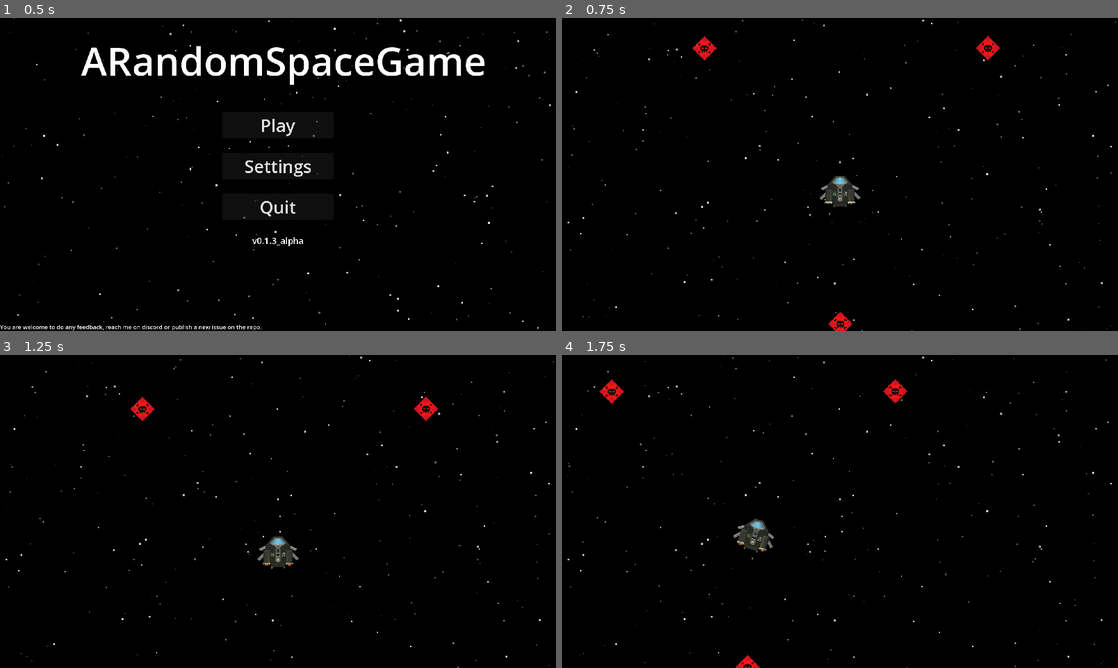
Above: before the commit, frames 1-4 (two rows, left to right).
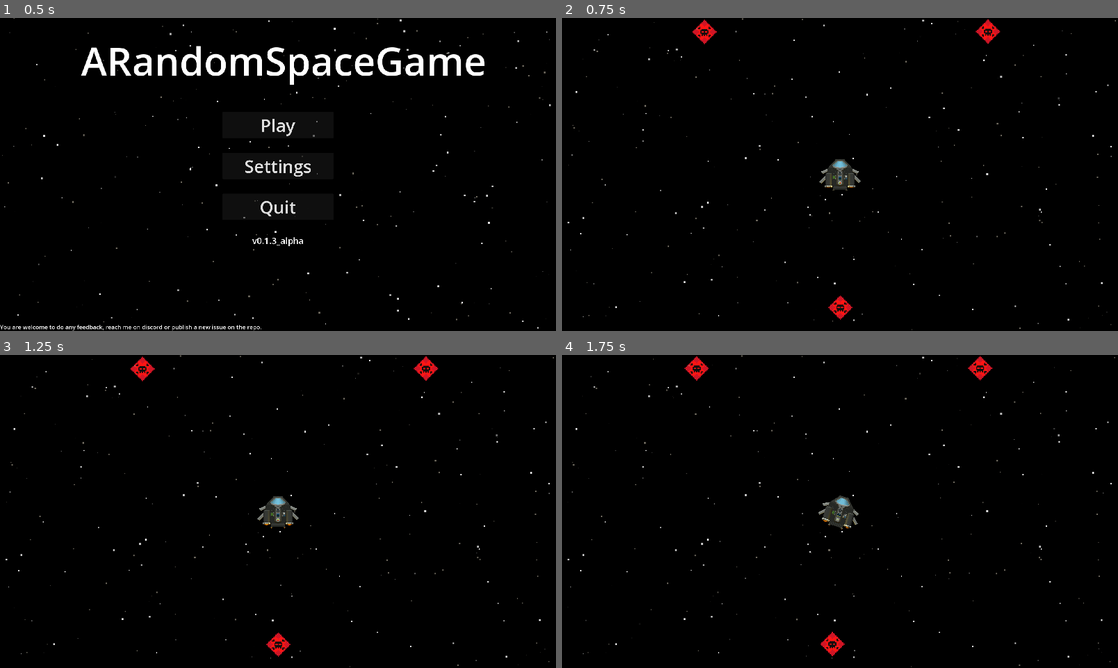
Above: after the commit, the same moments.

Repository: creusator/A_Random_Space_Game
Game: Godot game, scene res://UI/Menus/MainMenu/MainMenu.tscn
Same seed, same stepped clock (60 frames per second), same inputs: the game is played once before the commit and once after it.
Inputs (mouse positions are in pixels of both pictures, inside the frame that each line leads up to):
- Up to frame 1 (0.5 s): no input
- Up to frame 2 (0.75 s): click "Play" at 0.5 s
- Up to frame 3 (1.25 s): no input
- Up to frame 4 (1.75 s): move the mouse to (962, 495) at 1.27 s; hold D (rotate_right) from 1.28 s (still down); hold Right mouse button (enable_precision_mode_hold) from 1.28 s (still down)

Frame 1 is identical in both runs. In frame 2, 1.7% of the frame differs, in the area x 1-100%, y 0-100%; in frame 3, 1.9%; in frame 4, 2.0%, in the area x 0-100%, y 0-100%.

Commit message:
ThrusterVFX : direction based vfx.
- Thruster's vfxs now react to their orientation and change of directions based on inputs and the ships movements

Diff:
--- a/Components/MotionComponent2D.gd
+++ b/Components/MotionComponent2D.gd
@@ -16,7 +16,7 @@
 var rotation_dampeners_efficiency: float = 1.0
 var moment_of_inertia_factor: float
 var angular_velocity_rad : float
-var current_acceleration: Vector2 = Vector2.ZERO
+var current_applied_velocity: Vector2 = Vector2.ZERO
 
 func initialize() -> void:
 	mass = controlled.mass
@@ -49,13 +49,13 @@
 
 	var force_total = thrust_force * PIXEL_PER_METER
 	var acceleration = force_total / mass
-	current_acceleration = acceleration
 	var applied_velocity = velocity + acceleration * delta
 
 	if velocity_error.length() < 3.5 and thrust_input.length() < 0.1:
 		applied_velocity = Vector2.ZERO
 	elif applied_velocity.length() > max_local_speed:
 		applied_velocity = applied_velocity.normalized() * max_local_speed
+	current_applied_velocity = applied_velocity.normalized()
 	return applied_velocity
 
 func player_movement(velocity: Vector2, thrust_vector: Vector2, delta: float) -> Vector2:
@@ -67,13 +67,13 @@
 
 	var force_total: Vector2 = (thrust_force + dampening_force) * PIXEL_PER_METER
 	var acceleration: Vector2 = force_total / mass
-	current_acceleration = acceleration
 	var applied_velocity: Vector2 = velocity + acceleration * delta
 
 	if thrust_vector.length() < 0.1 and applied_velocity.length() < 3.5:
 		applied_velocity = Vector2.ZERO
 	elif applied_velocity.length() > max_local_speed:
 		applied_velocity = applied_velocity.normalized() * max_local_speed
+	current_applied_velocity = applied_velocity.normalized()
 	return applied_velocity
 
 func calculate_thrust(thrust_vector: Vector2) -> Vector2:
--- a/Entities/Ships/NorikerMKI/NorikerMKI.tscn
+++ b/Entities/Ships/NorikerMKI/NorikerMKI.tscn
@@ -50,23 +50,23 @@
 
 [node name="LeftMainThruster" parent="StructuralComponentManager" index="5" node_paths=PackedStringArray("structural_parent") instance=ExtResource("2_f7jef")]
 position = Vector2(-39.5, 20)
-data = ExtResource("3_8d0gf")
+data = ExtResource("7_p3v4y")
 structural_parent = NodePath("../Chassis")
 
 [node name="RightMainThruster" parent="StructuralComponentManager" index="6" node_paths=PackedStringArray("structural_parent") instance=ExtResource("2_f7jef")]
 position = Vector2(39.5, 20)
-data = ExtResource("3_8d0gf")
+data = ExtResource("7_p3v4y")
 structural_parent = NodePath("../Chassis")
 
 [node name="RightSmallThruster" parent="StructuralComponentManager" index="7" node_paths=PackedStringArray("structural_parent") instance=ExtResource("6_j7ebk")]
 position = Vector2(22.5, 52)
 scale = Vector2(-1, 1)
-data = ExtResource("6_d1ph0")
+data = ExtResource("9_gy7je")
 structural_parent = NodePath("../Chassis")
 
 [node name="LeftSmallThruster" parent="StructuralComponentManager" index="8" node_paths=PackedStringArray("structural_parent") instance=ExtResource("6_j7ebk")]
-position = Vector2(-21, 53)
-data = ExtResource("6_d1ph0")
+position = Vector2(-22.5, 52)
+data = ExtResource("9_gy7je")
 structural_parent = NodePath("../Chassis")
 
 [node name="InternalComponentManager" parent="." index="1"]
--- a/Entities/Ships/Template/ShipComponents/StructuralComponents/Thruster/Thruster.gd
+++ b/Entities/Ships/Template/ShipComponents/StructuralComponents/Thruster/Thruster.gd
@@ -1,15 +1,13 @@
 class_name Thruster
 extends ShipComponent
 
-@onready var vfx = $GPUParticles2D
+@onready var vfx: GPUParticles2D = $GPUParticles2D
 @onready var motion_component_2d: MotionComponent2D = $"../../MotionComponent2D"
 @onready var input_component_2d: InputComponent2D = $"../../InputComponent2D"
 
 @export var data:ThrusterData
-var random = RandomNumberGenerator.new()
-var vfx_light:PointLight2D
-var initial_vfx_scale:Vector2
-var initial_vfx_light_energy:float
+
+# Stats
 var mass:int
 var main_thrust_power:int
 var side_thrust_power:int
@@ -17,56 +15,115 @@
 var fuel_consumption:float
 var current_main_thrust:int = 0
 var current_side_thrust:int = 0
-var vfx_scale_factor:float = 0.0
+
+# VFX - Technicals
+var thruster_orientation:Vector2 = Vector2.UP
+var raw_thrust_vector:Vector2 = Vector2.ZERO
+var current_applied_velocity:Vector2 = Vector2.ZERO
+var random = RandomNumberGenerator.new()
+var vfx_light:PointLight2D
+var initial_vfx_scale:Vector2 = Vector2.ONE
+
+# VFX - Visuals
+var target_vfx_scale: float = 1.0
+var target_vfx_energy: float = 0.4
+var vfx_transition_speed: float = 6.0
+var random_light_timer: float = 0.0
+var initial_vfx_light_energy:float = 0.5
+var vfx_scale_factor:float = 1.0
 var vfx_random_light_level:float = 0.0
-var thruster_orientation:Vector2
-var raw_thrust_vector:Vector2
 
 func _ready() -> void:
 	super()
-	if vfx is GPUParticles2D:
+	random.randomize()
+	if vfx:
 		initial_vfx_scale = vfx.scale
+		if vfx.get_child_count() > 0 and vfx.get_child(0) is PointLight2D:
+			vfx_light = vfx.get_child(0)
+		else:
+			vfx_light = null
+	if data:
+		vfx_scale_factor = data.vfx_scale_factor
 		initial_vfx_light_energy = 0.5
-		vfx_light = vfx.get_child(0)
-		vfx_scale_factor = data.vfx_scale_factor
+		mass = data.mass
+		main_thrust_power = data.main_thrust_power
+		side_thrust_power = data.side_thrust_power
+		fuel_consumption = data.fuel_consumption
+		power_consumption = data.power_consumption
+		current_main_thrust = main_thrust_power
+		current_side_thrust = side_thrust_power
+
 	thruster_orientation = Vector2.UP.rotated(rotation).normalized()
-	print(thruster_orientation)
-	mass = data.mass
-	main_thrust_power = data.main_thrust_power
-	side_thrust_power = data.side_thrust_power
-	fuel_consumption = data.fuel_consumption
-	power_consumption = data.power_consumption
-	current_main_thrust = main_thrust_power
-	current_side_thrust = side_thrust_power
+	target_vfx_scale = initial_vfx_scale.y
+	target_vfx_energy = initial_vfx_light_energy
+	random_light_timer = random.randf_range(0.5, 3.0)
+	vfx_random_light_level = 0.0
 
+func _process(delta: float) -> void:
+	current_applied_velocity = motion_component_2d.current_applied_velocity if motion_component_2d else Vector2.ZERO
+	random_light_timer -= delta
 
-func _process(_delta: float) -> void:
-	if vfx is GPUParticles2D and vfx_light is PointLight2D:
-		update_vfx()
-		await get_tree().create_timer(random.randf_range(1.0,20.0)).timeout
+	if random_light_timer <= 0.0:
+		random_light_timer = random.randf_range(0.5, 3.0)
 		vfx_random_light_level = random.randf_range(0.0, 0.4)
+	if vfx:
+		update_vfx(delta)
 
-func on_powered() -> void:
-	current_main_thrust = main_thrust_power
-	current_side_thrust = side_thrust_power
+func update_vfx(delta: float) -> void:
+	if not is_operational():
+		vfx.scale = initial_vfx_scale
+		if vfx_light:
+			vfx_light.energy = 0.0
+		return
 
-func on_unpowered() -> void:
-	current_main_thrust = 0
-	current_side_thrust = 0
+	var ship_rotation = motion_component_2d.controlled.rotation
+	var thrust_force_direction_world = thruster_orientation.rotated(ship_rotation).normalized()
+	var thrust_input_local = input_component_2d.get_thrust_vector()
+	var thrust_input_world = thrust_input_local.rotated(ship_rotation)
+	var intensity_input := 0.0
 
-func update_vfx() -> void:
-	if is_operational() :
-		raw_thrust_vector = input_component_2d.get_raw_thrust_vector()
-		vfx.scale.y = initial_vfx_scale.y * abs(input_component_2d.throttle) * vfx_scale_factor
-		vfx_light.energy = initial_vfx_light_energy * abs(input_component_2d.throttle) * 2
-		if vfx.scale < initial_vfx_scale:
-			vfx.scale = initial_vfx_scale
-		if vfx_light.energy < initial_vfx_light_energy :
-			vfx_light.energy = initial_vfx_light_energy
-		else :
-			vfx_light.energy += vfx_random_light_level
-	else :
-		vfx.scale = Vector2.ZERO
+	if thrust_input_world.length() > 0.01:
+		var input_dir_world = thrust_input_world.normalized()
+		var dot_in = thrust_force_direction_world.dot(input_dir_world)
+		if dot_in > 0.1:
+			intensity_input = clamp(dot_in * thrust_input_world.length(), 0.0, 1.0)
+
+	var intensity_brake := 0.0
+	var ship_velocity = motion_component_2d.controlled.velocity
+	var speed = ship_velocity.length()
+	var braking_intent := false
+
+	if thrust_input_world.length() < 0.05 and speed > 1.0:
+		braking_intent = true
+	elif thrust_input_world.length() > 0.1:
+		var dot_velocity = ship_velocity.normalized().dot(thrust_input_world.normalized())
+		if dot_velocity < -0.25:
+			braking_intent = true
+
+	if braking_intent and motion_component_2d.inertial_dampener_efficiency > 0.0:
+		var vel_dir_world = -ship_velocity.normalized()
+		var dot_brake = thrust_force_direction_world.dot(vel_dir_world)
+		if dot_brake > 0.1:
+			intensity_brake = clamp(dot_brake * motion_component_2d.inertial_dampener_efficiency, 0.0, 1.0)
+
+	var intensity = max(intensity_brake, intensity_input)
+
+	if intensity > 0.001:
+		target_vfx_scale = initial_vfx_scale.y * (1.0 + intensity * vfx_scale_factor)
+		target_vfx_energy = initial_vfx_light_energy * intensity
+	else:
+		target_vfx_scale = initial_vfx_scale.y
+		target_vfx_energy = initial_vfx_light_energy
+
+	var lerp_factor = clamp(vfx_transition_speed * delta, 0.0, 1.0)
+	vfx.scale.y = lerp(vfx.scale.y, target_vfx_scale, lerp_factor)
+	vfx.scale.x = initial_vfx_scale.x
+
+	if vfx_light:
+		var flicker = randf_range(0.0, vfx_random_light_level * 0.2)
+		vfx_light.energy = lerp(vfx_light.energy, target_vfx_energy, lerp_factor)
+		if intensity > 0.05:
+			vfx_light.energy += flicker
 
 
 func get_current_main_thrust() -> int:
--- a/Game.tscn
+++ b/Game.tscn
@@ -18,6 +18,7 @@
 process_callback = 0
 script = ExtResource("4_sb48q")
 target = NodePath("../NorikerMKI")
+mode = 0
 camera_smooth_speed = 5.0
 zoom_speed = 4.0
 max_zoom = 5.0
Not shown: 1 places in Entities/Ships/NorikerMKI/NorikerMKI.tscn that only renumber resources
